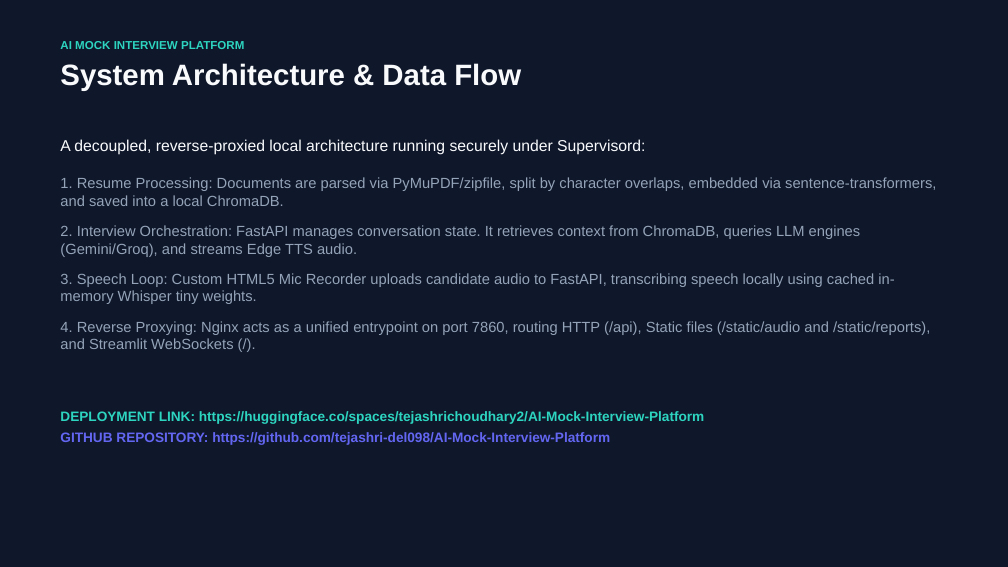
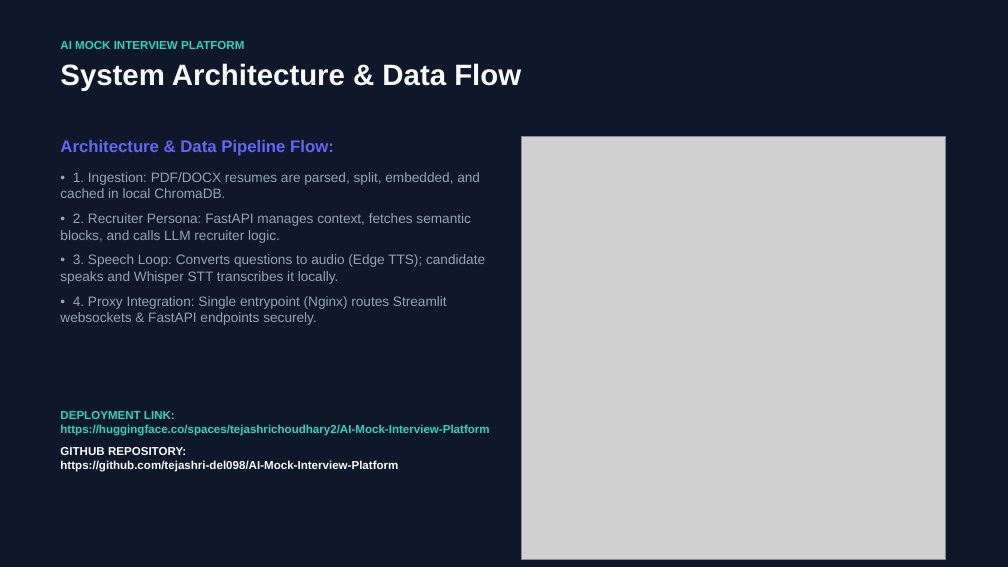
Before and after one commit to tejashri-del098/AI-Mock-Interview-Platform, a slide deck: slide 3 of assets/AI_Mock_Interview_Platform_Presentation.pptx. Drawn at 1008x567 pixels with LibreOffice and Linux fonts; fonts in the diff are those of the drawing; grey boxes stand for pictures. Boxes give left, top, right and bottom in pixels: in the first picture for what was removed or moved away, otherwise in the second. Text is boxed around its words. In the diff, an @@ line names an element or a change of style, - is before the commit and + after.

Commit message:
docs: embed system architecture diagram into PowerPoint slide 3

```diff
--- a/assets/AI_Mock_Interview_Platform_Presentation.pptx
+++ b/assets/AI_Mock_Interview_Platform_Presentation.pptx
@@ text at [60, 140, 485, 325]: text changed; size 14 to 13 pt @@
-A decoupled, reverse-proxied local architecture running securely under Supervisord:
-1. Resume Processing: Documents are parsed via PyMuPDF/zipfile, split by character overlaps, embedded via sentence-transformers, and saved into a local ChromaDB.
-2. Interview Orchestration: FastAPI manages conversation state. It retrieves context from ChromaDB, queries LLM engines (Gemini/Groq), and streams Edge TTS audio.
-3. Speech Loop: Custom HTML5 Mic Recorder uploads candidate audio to FastAPI, transcribing speech locally using cached in-memory Whisper tiny weights.
-4. Reverse Proxying: Nginx acts as a unified entrypoint on port 7860, routing HTTP (/api), Static files (/static/audio and /static/reports), and Streamlit WebSockets (/).
+Architecture & Data Pipeline Flow:
+• 1. Ingestion: PDF/DOCX resumes are parsed, split, embedded, and cached in local ChromaDB.
+• 2. Recruiter Persona: FastAPI manages context, fetches semantic blocks, and calls LLM recruiter logic.
+• 3. Speech Loop: Converts questions to audio (Edge TTS); candidate speaks and Whisper STT transcribes it locally.
+• 4. Proxy Integration: Single entrypoint (Nginx) routes Streamlit websockets & FastAPI endpoints securely.
@@ picture added at [522, 136, 945, 560] @@
@@ text "DEPLOYMENT LINK: https://huggingface.co/spaces/tejashrichoud ..." at [60, 411, 489, 472]: size 13 to 11 pt; text colour #6366F1 to #F8FAFC in "GITHUB REPOSITORY: https://github.com/tejashri-del098/AI-Moc ..."; more space between paragraphs @@
```
